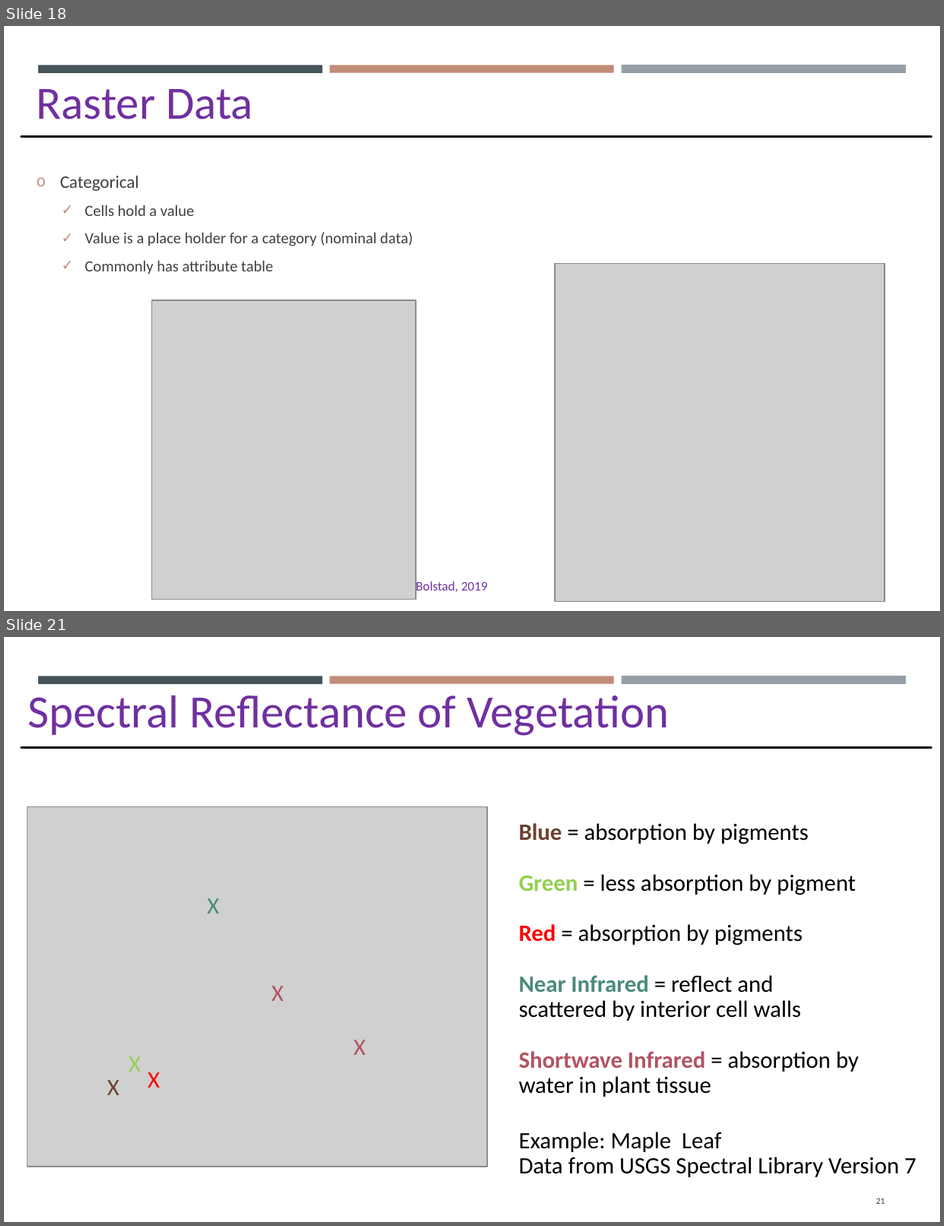
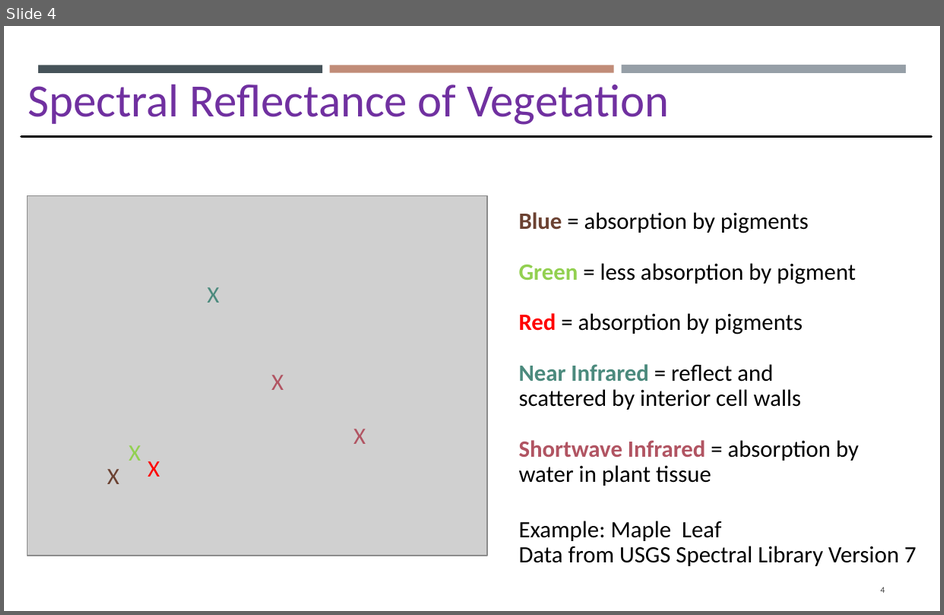
Before and after one commit to gisynw/GIS_I, a slide deck: docs/Lectures/Week04/Week04_GEOG2475_Raster_Thr.pptx. Shown one above the other, each under a label of ours: slides 18 and 21 before the commit, slide 4 after it; the slides between them are not shown. The pictures are 944x1226 and 944x615 pixels, drawn with LibreOffice and Linux fonts; fonts in the diff are those of the drawing; grey boxes stand for pictures. Boxes give left, top, right and bottom in pixels: in the first picture for what was removed or moved away, otherwise in the second. Text is boxed around its words. In the diff, an @@ line names an element or a change of style, - is before the commit and + after.

```diff
--- a/docs/Lectures/Week04/Week04_GEOG2475_Raster_Thr.pptx
+++ b/docs/Lectures/Week04/Week04_GEOG2475_Raster_Thr.pptx
@@ slide 18 removed at box(4, 26, 940, 611), background #FFFFFF; not listed: 3 template elements that a slide beside it also shows @@
@@ text removed at box(37, 89, 253, 119) @@
-Raster Data
@@ line removed from (21, 136) to (932, 136) @@
@@ text removed at box(60, 176, 413, 275) @@
-o Categorical
-  ✓ Cells hold a value
-  ✓ Value is a place holder for a category (nominal data)
-  ✓ Commonly has attribute table
@@ picture removed at box(556, 263, 885, 601) @@
@@ picture removed at box(151, 300, 416, 601) @@
@@ text removed at box(416, 581, 488, 595) @@
-Bolstad, 2019
@@ page number removed at box(876, 585, 886, 595) @@
-18
@@ what was slide 21 is now slide 4 @@
@@ page number at box(881, 587, 886, 593): text changed @@
-21
+4
```
Also in this commit, not shown: 4 slides added, 16 other slides removed, 8 other files.
